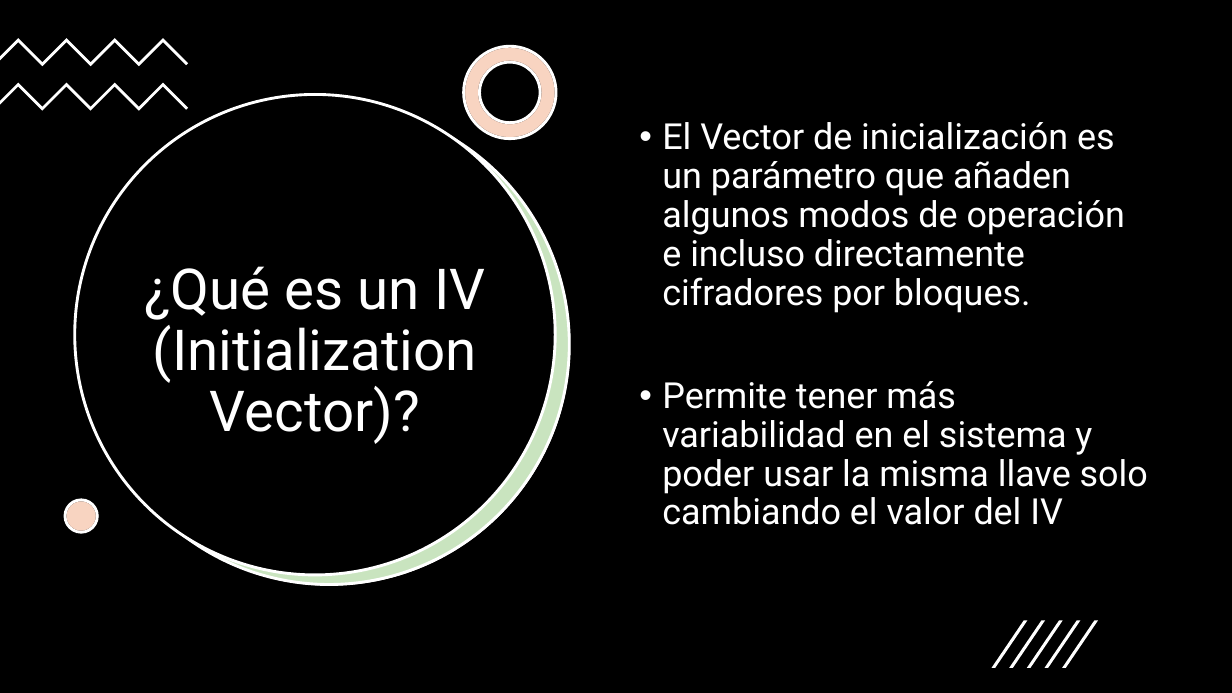
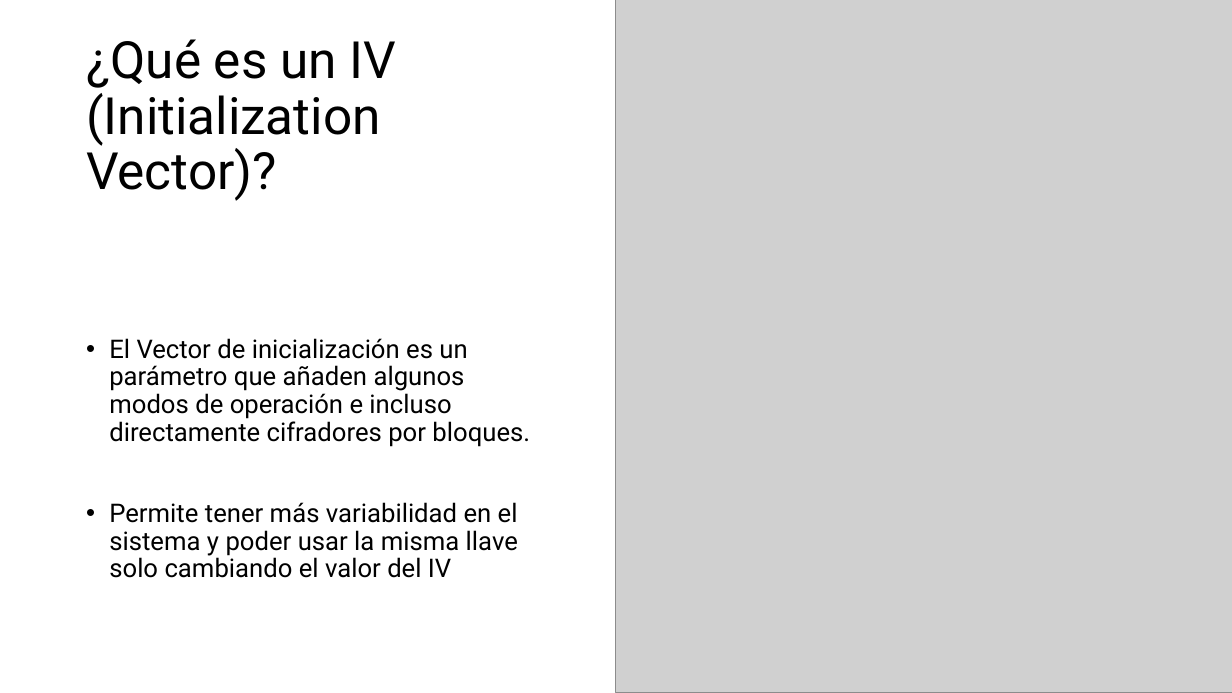
Before and after one commit to AlexPs06/CienciaViva2025-ICAP, a slide deck: slide 48 of Cifrado-Imagenes.pptx (slide 45 before the commit). Drawn at 1232x693 pixels with LibreOffice and Linux fonts; fonts in the diff are those of the drawing; grey boxes stand for pictures. Boxes give left, top, right and bottom in pixels: in the first picture for what was removed or moved away, otherwise in the second. Text is boxed around its words. In the diff, an @@ line names an element or a change of style, - is before the commit and + after.

```diff
--- a/Cifrado-Imagenes.pptx
+++ b/Cifrado-Imagenes.pptx
@@ rectangle removed at <box>0,0,1232,693</box> @@
@@ rectangle added at <box>0,0,861,231</box>, fill #FFFFFF @@
@@ picture added at <box>616,0,1232,693</box> @@
@@ freeform shape removed at <box>0,38,189,66</box> @@
@@ title "¿Qué es un IV (Initialization ...": place and size @@
-title "¿Qué es un IV (Initialization ..." at <box>144,266,485,444</box>
+title "¿Qué es un IV (Initialization ..." at <box>86,39,397,201</box>
@@ title "¿Qué es un IV (Initialization ..." at <box>86,39,397,201</box>: size 44 to 40 pt, text colour #FFFFFF to #000000; alignment centre to left @@
@@ freeform shape removed at <box>464,46,556,139</box> @@
@@ freeform shape removed at <box>464,46,556,139</box> @@
@@ freeform shape removed at <box>0,82,189,110</box> @@
@@ ellipse removed at <box>75,94,555,575</box> @@
@@ ellipse removed at <box>89,104,569,585</box> @@
@@ ellipse removed at <box>90,105,570,586</box> @@
@@ text "El Vector de inicialización es ...": place and size @@
-text "El Vector de inicialización es ..." at <box>662,122,1148,525</box>
+text "El Vector de inicialización es ..." at <box>109,338,530,578</box>
@@ text "El Vector de inicialización es ..." at <box>109,338,530,578</box>: size 28 to 20 pt, text colour #FFFFFF to #000000; vertical alignment top to middle @@
@@ ellipse removed at <box>65,500,97,532</box> @@
@@ ellipse removed at <box>65,500,97,532</box> @@
@@ group removed at <box>992,620,1099,667</box>: 5 freeform shapes @@
```
Also in this commit, not shown: 8 other slides changed, 8 slides added, 2 slides removed, 1 other file.
